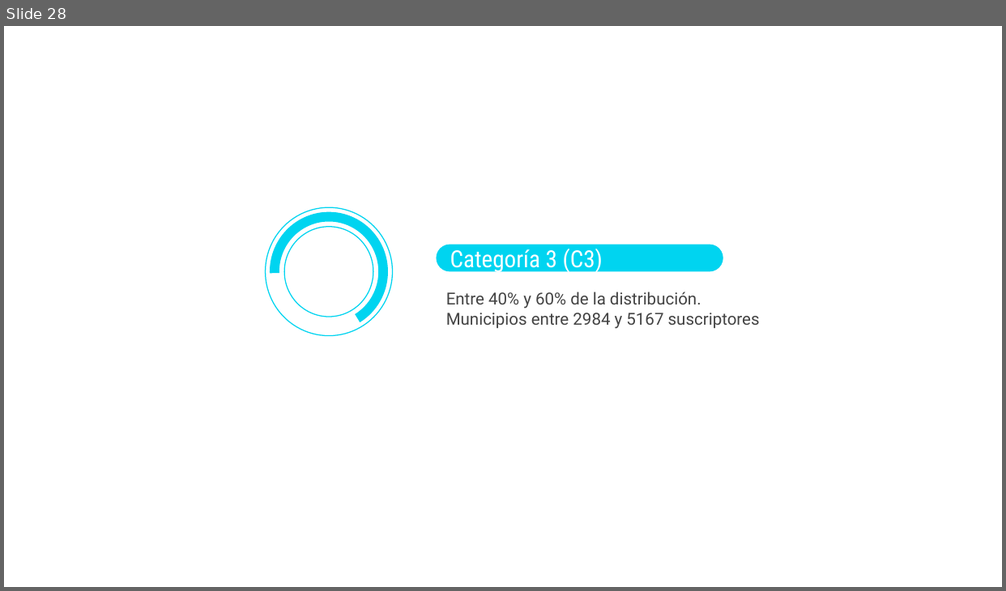
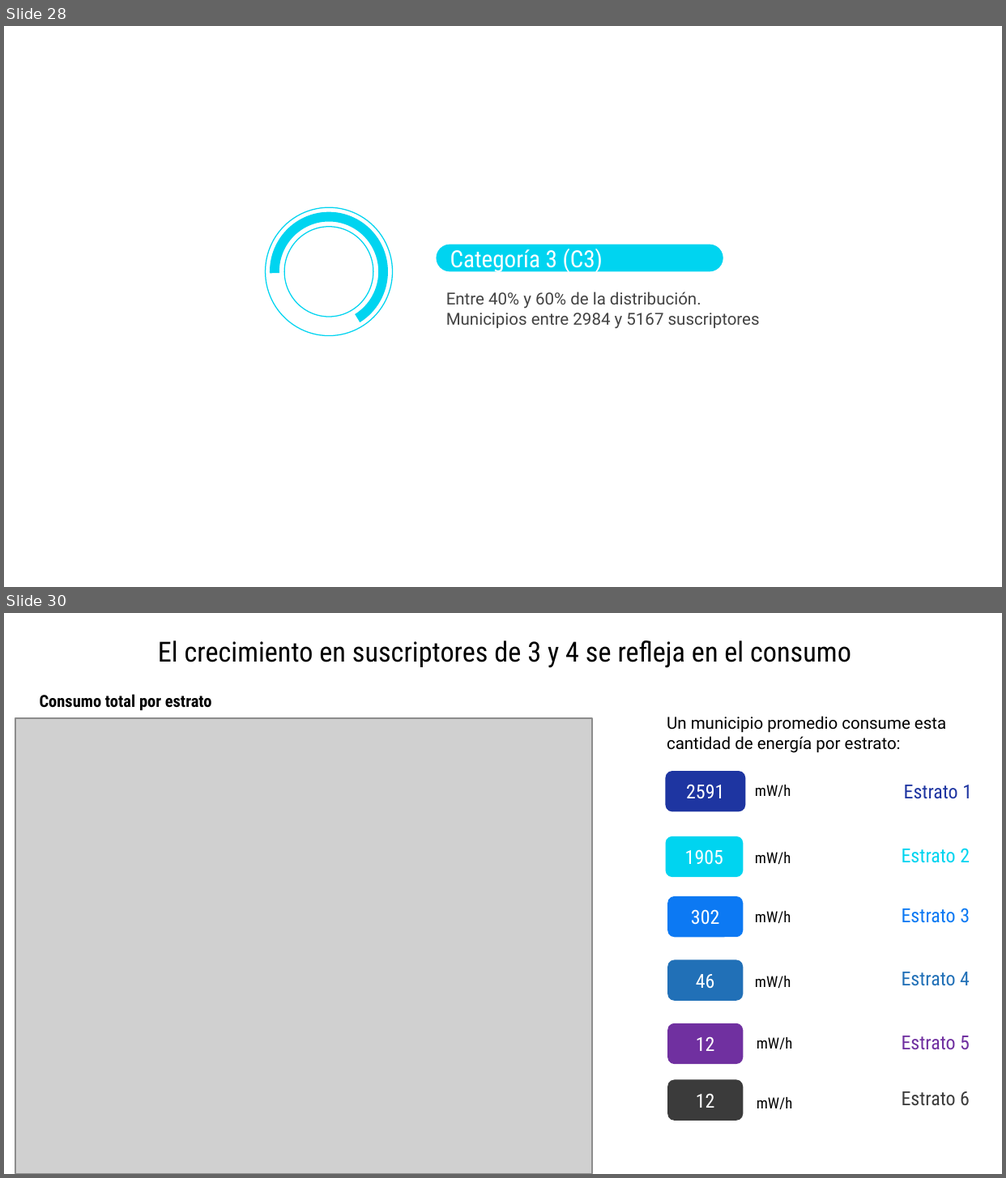
Before and after one commit to jtabordaj/research_eslatina, a slide deck: reporte_estadistico/presentacion/presentacionCategorias/presentation.pptx. Shown one above the other, each under a label of ours: slide 28 before the commit, slides 28 and 30 after it; the slides between them are not shown. The pictures are 1006x591 and 1006x1178 pixels, drawn with LibreOffice and Linux fonts; fonts in the diff are those of the drawing; grey boxes stand for pictures. Boxes give left, top, right and bottom in pixels: in the first picture for what was removed or moved away, otherwise in the second. Text is boxed around its words. In the diff, an @@ line names an element or a change of style, - is before the commit and + after.

```diff
--- a/reporte_estadistico/presentacion/presentacionCategorias/presentation.pptx
+++ b/reporte_estadistico/presentacion/presentacionCategorias/presentation.pptx
@@ slide 30 added at (4,613,1002,1174), background #FFFFFF @@
@@ title added at (158,641,851,668), 20 pt, text #000000 @@
+El crecimiento en suscriptores de 3 y 4 se refleja en el consumo
@@ text added at (40,694,212,711), 12 pt, text #000000, bold @@
+Consumo total por estrato
@@ picture added at (16,719,593,1174) @@
@@ text added at (667,716,946,753), 12 pt, text #000000 @@
+Un municipio promedio consume esta cantidad de energía por estrato:
@@ rounded rectangle added at (666,771,745,811), fill #1E35A1, 14 pt, text #FFFFFF @@
+2591
@@ text added at (755,785,791,797), 11 pt, text #000000 @@
+mW/h
@@ text added at (904,785,972,799), 14 pt, text #1E35A1 @@
+Estrato 1
@@ rounded rectangle added at (666,837,744,877), fill #00D4F0, 14 pt, text #FFFFFF @@
+1905
@@ text added at (755,852,791,864), 11 pt, text #000000 @@
+mW/h
@@ text added at (901,848,970,863), 14 pt, text #00D4F0 @@
+Estrato 2
@@ rounded rectangle added at (667,897,744,937), fill #0C79F3, 14 pt, text #FFFFFF @@
+302
@@ text added at (755,911,791,923), 11 pt, text #000000 @@
+mW/h
@@ text added at (901,908,970,923), 14 pt, text #0C79F3 @@
+Estrato 3
@@ rounded rectangle added at (667,960,744,1001), fill #2170B7, 14 pt, text #FFFFFF @@
+46
@@ text added at (755,976,791,988), 11 pt, text #000000 @@
+mW/h
@@ text added at (901,972,970,986), 14 pt, text #2170B7 @@
+Estrato 4
@@ rounded rectangle added at (667,1023,744,1064), fill #7030A0, 14 pt, text #FFFFFF @@
+12
@@ text added at (756,1037,793,1050), 11 pt, text #000000 @@
+mW/h
@@ text added at (901,1036,970,1050), 14 pt, text #7030A0 @@
+Estrato 5
@@ rounded rectangle added at (667,1080,744,1121), fill #3C3C3C, 14 pt, text #FFFFFF @@
+12
@@ text added at (756,1097,793,1110), 11 pt, text #000000 @@
+mW/h
@@ text added at (901,1092,970,1106), 14 pt, text #3C3C3C @@
+Estrato 6
```
Also in this commit, not shown: 2 slides changed, 25 other slides added, 44 other files.
